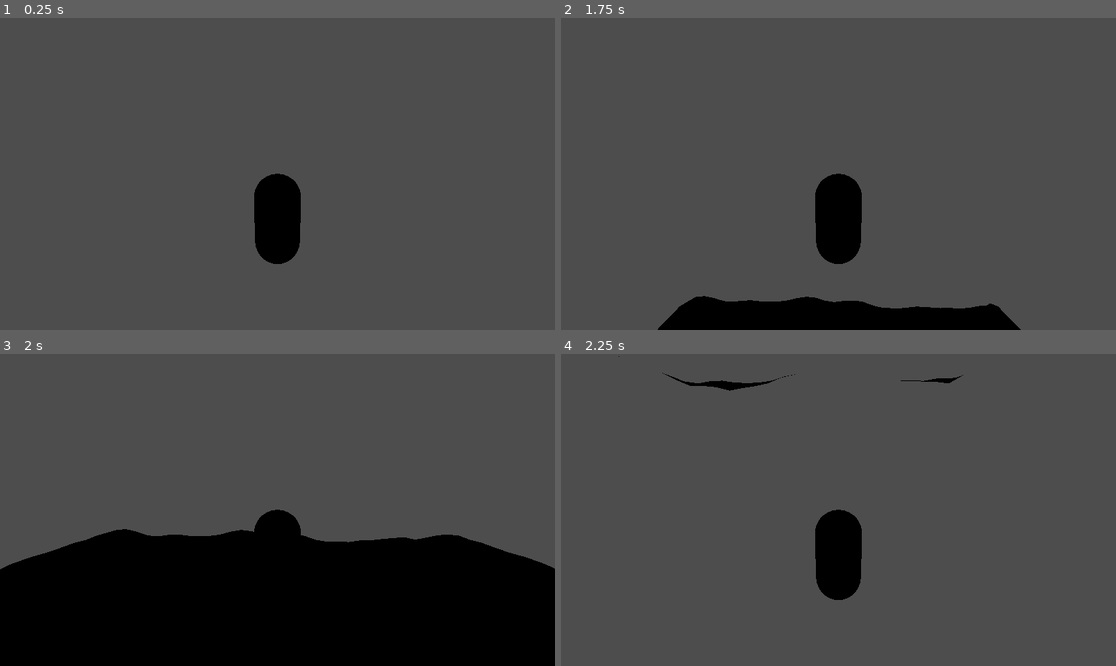
Above: before the commit, frames 1-4 (two rows, left to right).
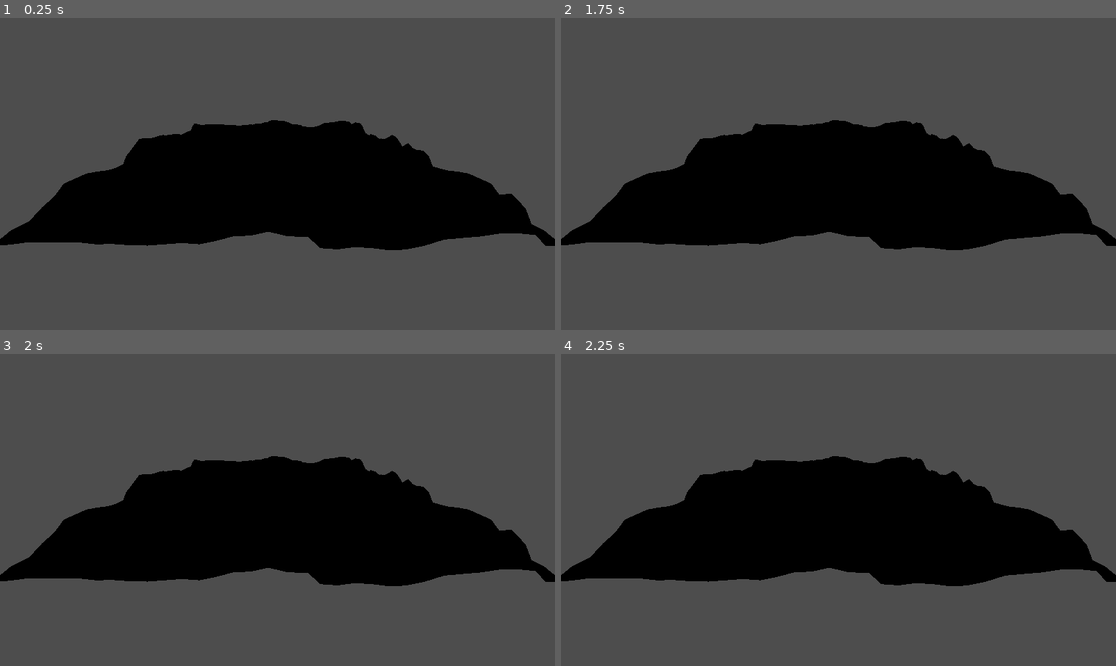
Above: after the commit, the same moments.

Repository: JDSankarlal/RJGame
Game: Godot game, scene res://Scenes/terrain.tscn
Same seed, same stepped clock (60 frames per second), same inputs: the game is played once before the commit and once after it.
Inputs:
- Up to frame 1 (0.25 s): no input
- Up to frame 2 (1.75 s): tap Enter at 0.5 s; hold D (move_right, bound only after the commit) 0.53-1.28 s; tap Space at 1.25 s; hold S (move_back, bound only after the commit) from 1.28 s (still down)
- Up to frame 3 (2 s): keep holding S (move_back, bound only after the commit)
- Up to frame 4 (2.25 s): release S (move_back, bound only after the commit) at 2.03 s; hold D (move_right, bound only after the commit) from 2.03 s (still down)

The runs differ from the first frame. In frame 1, 26% of the frame differs, in the area x 0-100%, y 32-79%; in frame 2, 31%; in frame 3, 43%, in the area x 0-100%, y 32-100%; in frame 4, 26%.

Commit message:
FUCK. THE. HEIGHTMAPS

Diff:
--- /dev/null
+++ b/Assets/Textures/new_noise_texture_2d.tres
@@ -0,0 +1,8 @@
+[gd_resource type="NoiseTexture2D" load_steps=2 format=3 uid="uid://ckofalie7wcsj"]
+
+[sub_resource type="FastNoiseLite" id="FastNoiseLite_mhxdy"]
+noise_type = 5
+frequency = 0.0024
+
+[resource]
+noise = SubResource("FastNoiseLite_mhxdy")
--- /dev/null
+++ b/Scenes/terrain-collision.gd
@@ -0,0 +1,38 @@
+extends MeshInstance3D
+
+@export var heightmap_shape: HeightMapShape3D
+@export var heightmap_texture: Texture
+@onready var colShape = $StaticBody3D/CollisionShape3D
+
+var height_min: float = 0.0
+var height_max: float = 10.0
+@export var chunk_size = 2.0
+
+# Called when the node entes the scene tree for the first time.
+func _ready() -> void:
+	#print("Map Data Height: ", heightmap_shape.get_map_depth() , "\nMap Data Width: ", heightmap_shape.get_map_width())
+	#var heightmap_texture: Texture = ResourceLoader.load("res://Assets/Textures/new_noise_texture_2d.tres")
+	var heightmap_image: Image = heightmap_texture.get_image()
+	heightmap_image.decompress()
+	heightmap_image.convert(Image.FORMAT_RF)
+
+	var data = heightmap_image.get_data().to_float32_array()
+	print (data.size())
+
+	heightmap_shape.update_map_data_from_image(heightmap_image, height_min, height_max)
+
+	#mesh.size = Vector2(chunk_size, chunk_size)
+	#var scale_ratio = chunk_size/float(heightmap_image.get_width())
+	#colShape.scale = Vector3(scale_ratio,1,scale_ratio)
+	#Print map data height / width. This is the number of verticies
+
+	print(heightmap_shape.map_data.size(), "\n", data.size())
+	print("Map Data Depth: ", heightmap_shape.get_map_depth() , "\nMap Data Width: ", heightmap_shape.get_map_width())
+	print("Min height: ", heightmap_shape.get_min_height(), "\nMax Height: ", heightmap_shape.get_max_height())
+
+	#heightmap_image.resize(heightmap_image.get_width()* 0.1, heightmap_image.get_height() * 0.1)
+	pass # Replace with function body.
+
+# Called every frame. 'delta' is the elapsed time since the previous frame.
+func _process(delta: float) -> void:
+	pass
--- a/Scenes/terrain.gdshader
+++ b/Scenes/terrain.gdshader
@@ -7,8 +7,6 @@
 void vertex() {
 	// Called for every vertex the material is visible on.
 	VERTEX.y+=texture(heightmap, UV).r * height_ratio;
-
-
 }
 
 void fragment() {
@@ -16,7 +14,6 @@
 	// Called for every pixel the material is visible on.
 }
 
-
 //void light() {
 	// Called for every pixel for every light affecting the material.
 	// Uncomment to replace the default light processing function with this one.
--- a/Scenes/terrain.tscn
+++ b/Scenes/terrain.tscn
@@ -2,42 +2,40 @@
 
 [ext_resource type="Shader" path="res://Scenes/terrain.gdshader" id="1_ovni4"]
 [ext_resource type="Texture2D" uid="uid://bjr42jcb2oof8" path="res://Assets/Textures/TemplateGrid_albedo.png" id="2_2pqua"]
-[ext_resource type="Script" path="res://plane.gd" id="2_x0877"]
-[ext_resource type="PackedScene" uid="uid://dtswrhl0gjxoe" path="res://Scenes/Player/player.tscn" id="6_bw0eo"]
+[ext_resource type="Script" path="res://Scenes/terrain-collision.gd" id="4_wtiky"]
+[ext_resource type="Texture2D" uid="uid://bq5lv0o540q3f" path="res://Assets/Textures/45_750_-78_511_13_512_512.png" id="6_m4y3s"]
 
-[sub_resource type="FastNoiseLite" id="FastNoiseLite_y4bm7"]
-noise_type = 3
-frequency = 0.0028
-
-[sub_resource type="NoiseTexture2D" id="NoiseTexture2D_n0ag0"]
-noise = SubResource("FastNoiseLite_y4bm7")
-
-[sub_resource type="ShaderMaterial" id="ShaderMaterial_ijdio"]
+[sub_resource type="ShaderMaterial" id="ShaderMaterial_17q8b"]
 render_priority = 0
 shader = ExtResource("1_ovni4")
-shader_parameter/height_ratio = 15.0
-shader_parameter/heightmap = SubResource("NoiseTexture2D_n0ag0")
+shader_parameter/height_ratio = 15.19
+shader_parameter/heightmap = ExtResource("6_m4y3s")
 shader_parameter/_a = ExtResource("2_2pqua")
 
-[sub_resource type="PlaneMesh" id="PlaneMesh_l2ndw"]
+[sub_resource type="PlaneMesh" id="PlaneMesh_ato7k"]
 size = Vector2(100, 100)
 subdivide_width = 32
 subdivide_depth = 32
 
+[sub_resource type="HeightMapShape3D" id="HeightMapShape3D_21sem"]
+
+[sub_resource type="HeightMapShape3D" id="HeightMapShape3D_haqo0"]
+
 [node name="Node3D" type="Node3D"]
 
-[node name="Plane" type="MeshInstance3D" parent="."]
-transform = Transform3D(1, 0, 0, 0, 1, 0, 0, 0, 1, -0.024474, -0.288676, -1.54638)
-material_override = SubResource("ShaderMaterial_ijdio")
-mesh = SubResource("PlaneMesh_l2ndw")
-script = ExtResource("2_x0877")
+[node name="Camera3D" type="Camera3D" parent="."]
+transform = Transform3D(1, 0, 0, 0, 0.904463, 0.426553, 0, -0.426553, 0.904463, 0, 30.5394, 76.8756)
 
-[node name="StaticBody3D" type="StaticBody3D" parent="Plane"]
+[node name="MeshInstance3D" type="MeshInstance3D" parent="."]
+material_override = SubResource("ShaderMaterial_17q8b")
+mesh = SubResource("PlaneMesh_ato7k")
+skeleton = NodePath("StaticBody3D")
+script = ExtResource("4_wtiky")
+heightmap_shape = SubResource("HeightMapShape3D_21sem")
+heightmap_texture = ExtResource("6_m4y3s")
 
-[node name="CollisionShape3D" type="CollisionShape3D" parent="Plane/StaticBody3D"]
+[node name="StaticBody3D" type="StaticBody3D" parent="MeshInstance3D"]
 
-[node name="Camera3D" type="Camera3D" parent="."]
-transform = Transform3D(1, 0, 0, 0, 0.904463, 0.426553, 0, -0.426553, 0.904463, 0, 30.5394, 57.8756)
-
-[node name="Player" parent="." instance=ExtResource("6_bw0eo")]
-transform = Transform3D(1, 0, 0, 0, 1, 0, 0, 0, 1, -0.139017, 177.513, 0.310773)
+[node name="CollisionShape3D" type="CollisionShape3D" parent="MeshInstance3D/StaticBody3D"]
+transform = Transform3D(1, 0, 0, 0, 1, 0, 0, 0, 1, 0, 4, 0)
+shape = SubResource("HeightMapShape3D_haqo0")
--- a/Scenes/world.tscn
+++ b/Scenes/world.tscn
@@ -14,6 +14,7 @@
 script = ExtResource("1_sflnw")
 
 [node name="Player" parent="." instance=ExtResource("1_x74pw")]
+transform = Transform3D(1, 0, 0, 0, 1, 0, 0, 0, 1, 0, 5.72461, 0)
 
 [node name="Test Floor" type="StaticBody3D" parent="."]
 
--- a/plane.gd
+++ b/plane.gd
@@ -4,11 +4,13 @@
 @export var chunk_size = 2.0
 @export var height_ratio = 1.0
 @export var colShape_size_ratio = 0.1
+
 # Called when the node enters the scene tree for the first time.
 func _ready() -> void:
-	pass # Replace with function body.
+		pass # Replace with function body.
 
-
+func _physics_process(delta: float) -> void:
+	pass
 # Called every frame. 'delta' is the elapsed time since the previous frame.
 func _process(delta: float) -> void:
 	pass
--- a/project.godot
+++ b/project.godot
@@ -14,3 +14,31 @@
 run/main_scene="res://Scenes/terrain.tscn"
 config/features=PackedStringArray("4.3", "Forward Plus")
 config/icon="res://icon.svg"
+
+[input]
+
+move_right={
+"deadzone": 0.5,
+"events": [Object(InputEventKey,"resource_local_to_scene":false,"resource_name":"","device":0,"window_id":0,"alt_pressed":false,"shift_pressed":false,"ctrl_pressed":false,"meta_pressed":false,"pressed":false,"keycode":0,"physical_keycode":68,"key_label":0,"unicode":0,"location":0,"echo":false,"script":null)
+]
+}
+move_left={
+"deadzone": 0.5,
+"events": [Object(InputEventKey,"resource_local_to_scene":false,"resource_name":"","device":-1,"window_id":0,"alt_pressed":false,"shift_pressed":false,"ctrl_pressed":false,"meta_pressed":false,"pressed":false,"keycode":0,"physical_keycode":65,"key_label":0,"unicode":97,"location":0,"echo":false,"script":null)
+]
+}
+move_forward={
+"deadzone": 0.5,
+"events": [Object(InputEventKey,"resource_local_to_scene":false,"resource_name":"","device":-1,"window_id":0,"alt_pressed":false,"shift_pressed":false,"ctrl_pressed":false,"meta_pressed":false,"pressed":false,"keycode":0,"physical_keycode":87,"key_label":0,"unicode":119,"location":0,"echo":false,"script":null)
+]
+}
+move_back={
+"deadzone": 0.5,
+"events": [Object(InputEventKey,"resource_local_to_scene":false,"resource_name":"","device":-1,"window_id":0,"alt_pressed":false,"shift_pressed":false,"ctrl_pressed":false,"meta_pressed":false,"pressed":false,"keycode":0,"physical_keycode":83,"key_label":0,"unicode":115,"location":0,"echo":false,"script":null)
+]
+}
+pause={
+"deadzone": 0.5,
+"events": [Object(InputEventKey,"resource_local_to_scene":false,"resource_name":"","device":-1,"window_id":0,"alt_pressed":false,"shift_pressed":false,"ctrl_pressed":false,"meta_pressed":false,"pressed":false,"keycode":0,"physical_keycode":4194305,"key_label":0,"unicode":0,"location":0,"echo":false,"script":null)
+]
+}
